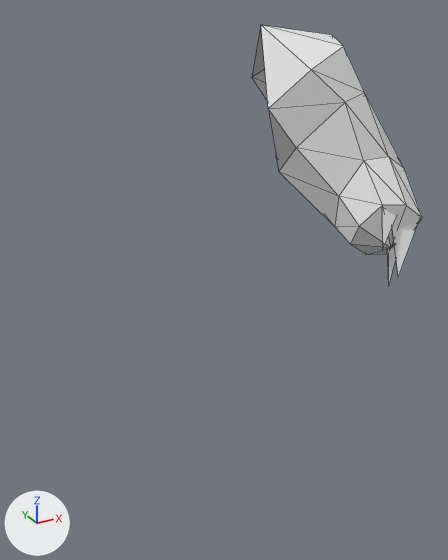
A saved change to the OBJ model minecraft/pixelmon/client/models/objFiles/blastoise/BlastoiseLeftArmCon.obj.
Before and after are seen from a camera (50 mm lens) standing at (-0.94, -5.47, 3.7) and looking at (1.46, -1.11, 1.52). Lighting does not change. The marker at lower left points along +X, +Y and +Z. Mesh edges are drawn as thin lines. Where no turn or scale is listed for an object, it has been applied to the vertices. Vertices at the same position are counted once.

Before the edit, the objects in view are built like this:
```python
me_blastoiseleftarmcon = bpy.data.meshes.new('BlastoiseLeftArmCon')
me_blastoiseleftarmcon.from_pydata(...)  # 44 vertices, 65 faces; spans x 1.38..2.44, y -2.7..-0.97, z 1.89..3.59
me_blastoiseleftarmcon.materials.append(mat_blastoiseleftarm_material_002)  # white #e7e7e7
ob_blastoiseleftarmcon = bpy.data.objects.new('BlastoiseLeftArmCon', me_blastoiseleftarmcon)
ob_blastoiseleftarmcon.location = (0.0, 0.0, 0.0)
```
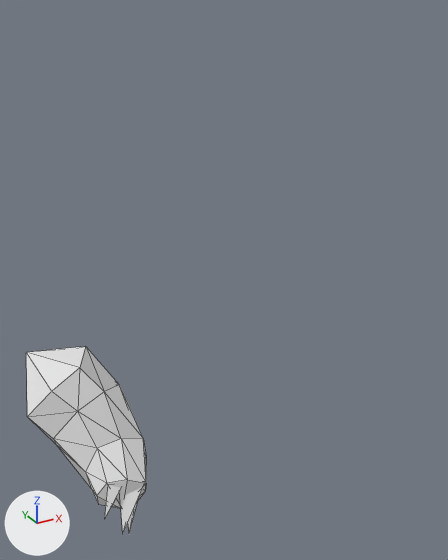
Commit message: Blastoise Completely Right

Where the change shows, as pixel boxes [x1, y1, x2, y2] in the pictures (448 x 560 px; the box of a moved part takes in the faces that stretch with it):
'BlastoiseLeftArmCon', reshaped (29% narrower, 28% shorter): before [252, 25, 422, 286]; after [26, 346, 146, 533]
part 1 of me_blastoiseleftarmcon, moved or reshaped: before [252, 25, 422, 255]; after [26, 346, 146, 508]
part 2 of me_blastoiseleftarmcon, deleted: before [388, 247, 396, 286]
part 3 of me_blastoiseleftarmcon, deleted: before [382, 208, 397, 248]
part 4 of me_blastoiseleftarmcon, deleted: before [392, 221, 419, 277]
part 5 of me_blastoiseleftarmcon, added: after [105, 485, 143, 533]

Patch to the scene script:
```diff
--- a/minecraft/pixelmon/client/models/objFiles/blastoise/BlastoiseLeftArmCon.obj.py
+++ b/minecraft/pixelmon/client/models/objFiles/blastoise/BlastoiseLeftArmCon.obj.py
@@ me_blastoiseleftarmcon @@
 # used by ob_blastoiseleftarmcon; location = (0.0, 0.0, 0.0)
-me_blastoiseleftarmcon.from_pydata(...)  # 44 vertices, 65 faces; spans x 1.38..2.44, y -2.7..-0.97, z 1.89..3.59
+me_blastoiseleftarmcon.from_pydata(...)  # 44 vertices, 65 faces; spans x -0.22..0.84, y -1.23..0.65, z -0.96..0.57
+# me_blastoiseleftarmcon part 1: the loose piece of 32 vertices spanning x 1.38..2.44, y -2.54..-0.97, z 2.03..3.59 is multiplied about its middle by the matrix ((1.0, -0.014, -0.004), (0.015, 0.988, 0.153), (0.002, -0.153, 0.988)), then moved by (-1.6, 1.58, -2.98)
+# me_blastoiseleftarmcon part 2: the loose piece of 4 vertices spanning x 2.02..2.21, y -2.51..-2.3, z 1.89..2.23 is deleted
+# me_blastoiseleftarmcon part 3: the loose piece of 4 vertices spanning x 1.77..2.04, y -2.67..-2.42, z 2.27..2.49 is deleted
+# me_blastoiseleftarmcon part 4: the loose piece of 4 vertices spanning x 1.91..2.25, y -2.7..-2.35, z 2.06..2.43 is deleted
+# me_blastoiseleftarmcon part 5
+# 12 vertices are added at x 0.18..0.67, y -1.23..-0.84, z -0.96..-0.37
+# 9 new faces join them
 me_blastoiseleftarmcon.materials.append(mat_blastoiseleftarm_material_002)
```
